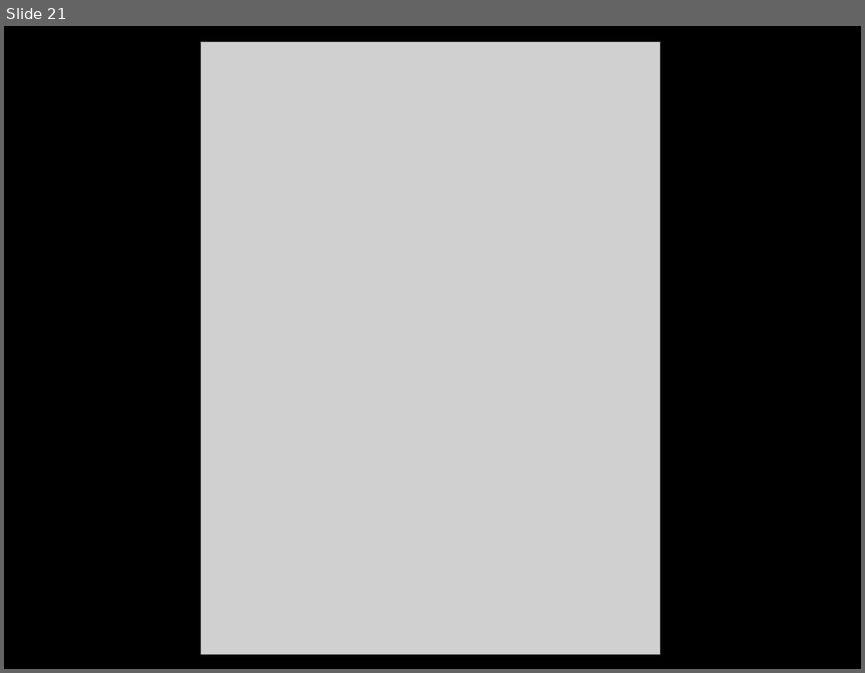
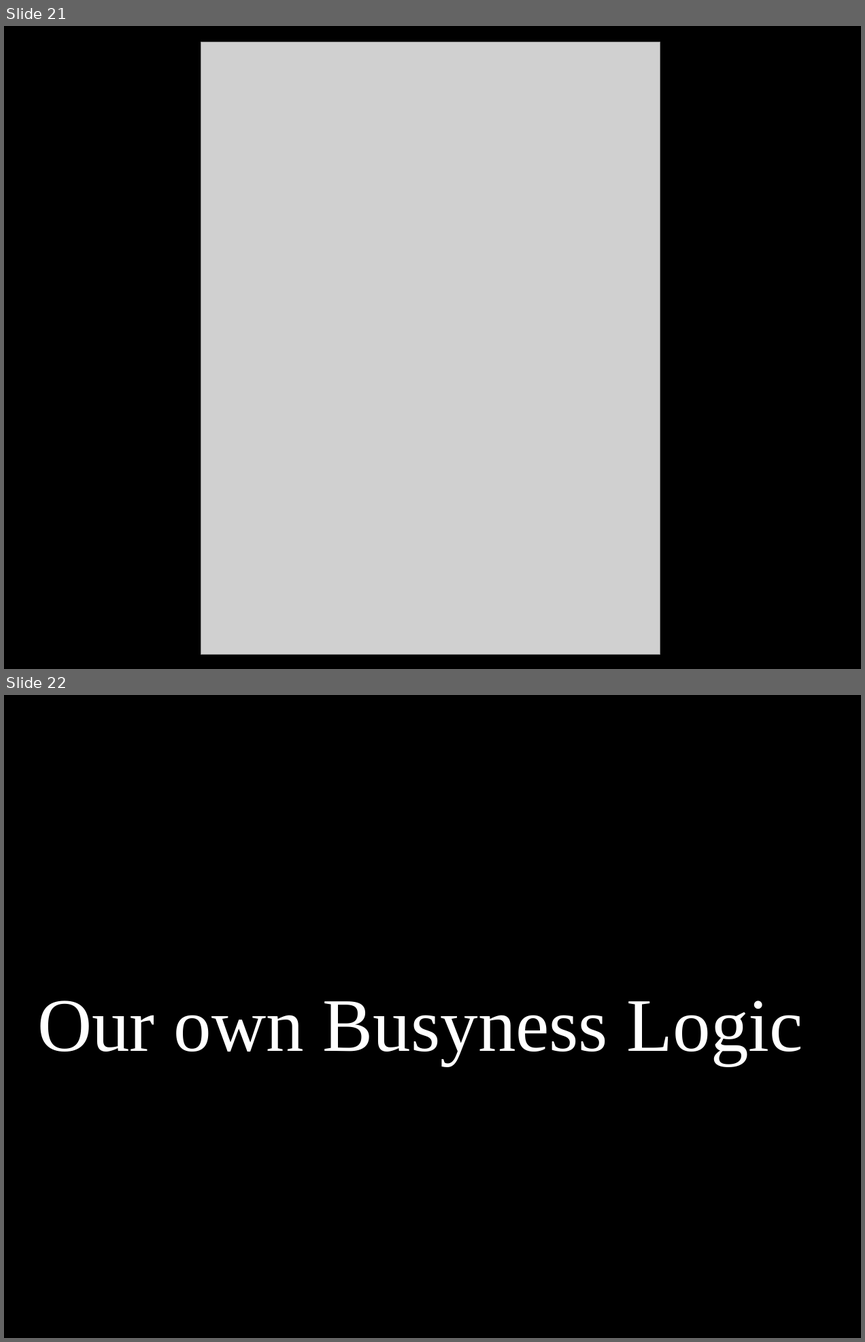
Before and after one commit to dodikk/StaticLib-Slides, a slide deck: Libraries-GoingNative.odp. Shown one above the other, each under a label of ours: slide 21 before the commit, slides 21 and 22 after it. The pictures are 865x673 and 865x1342 pixels, drawn with LibreOffice and Linux fonts; fonts in the diff are those of the drawing; grey boxes stand for pictures. Boxes give left, top, right and bottom in pixels: in the first picture for what was removed or moved away, otherwise in the second. Text is boxed around its words. In the diff, an @@ line names an element or a change of style, - is before the commit and + after.

```diff
--- a/Libraries-GoingNative.odp
+++ b/Libraries-GoingNative.odp
@@ slide 22 added at [4, 695, 861, 1338], background #000000 @@
@@ title added at [37, 1000, 803, 1065], 70 pt, text #FFFFFF @@
+Our own Busyness Logic
```
Also in this commit, not shown: 9 slides changed, 7 other slides added, 6 slides removed, 1 other file.
